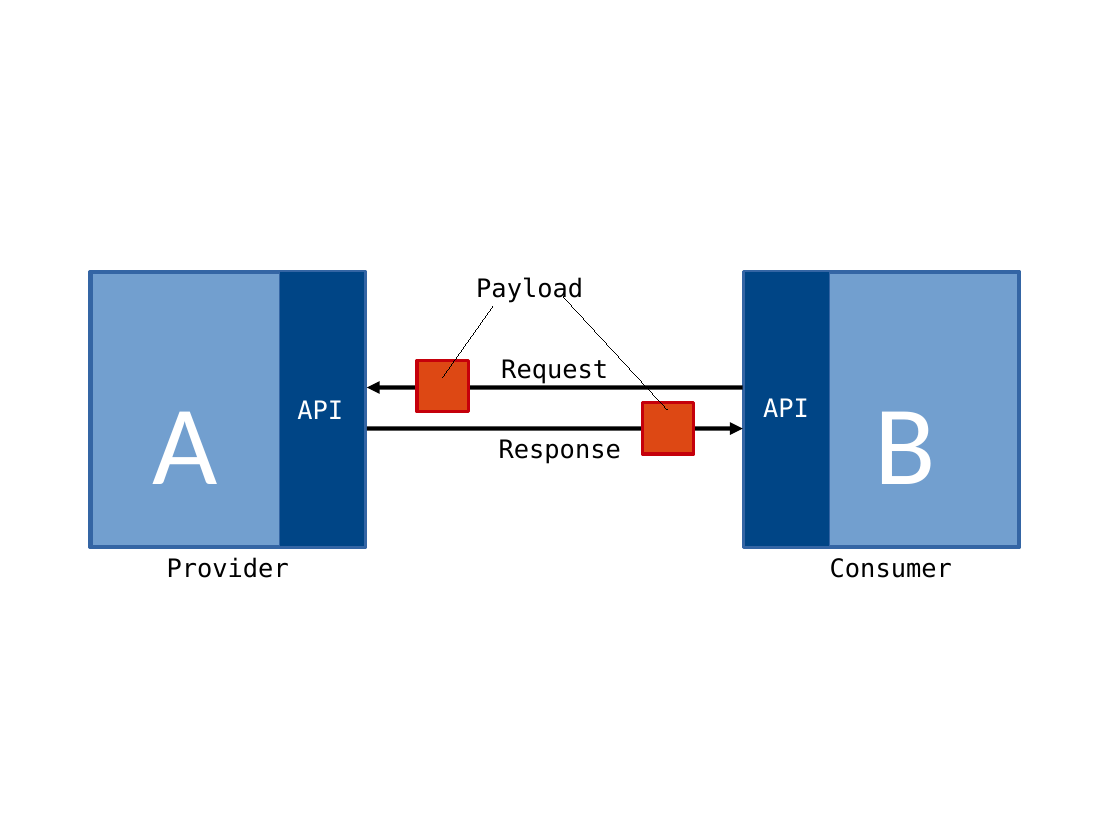
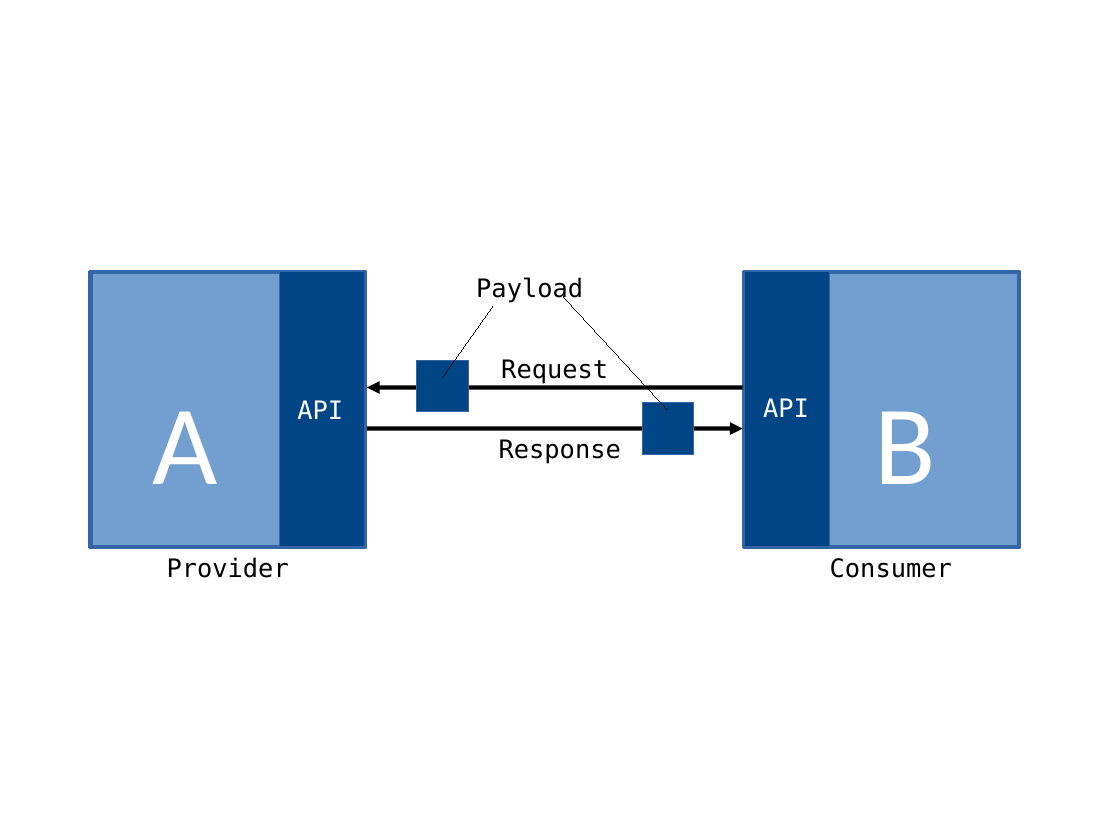
Before and after one commit to xdoo/schema_evolution_demo, a slide deck: slide 4 of Folien.odp (slide 3 before the commit). Drawn at 1120x840 pixels with LibreOffice and Linux fonts; fonts in the diff are those of the drawing. Boxes give left, top, right and bottom in pixels: in the first picture for what was removed or moved away, otherwise in the second. Text is boxed around its words. In the diff, an @@ line names an element or a change of style, - is before the commit and + after.

```diff
--- a/Folien.odp
+++ b/Folien.odp
@@ rectangle at bbox=[417, 361, 469, 413]: fill #DD4814 to #004586; outline #C5000B 2.3 pt to #3465A4 0 pt @@
@@ rectangle at bbox=[642, 402, 694, 454]: fill #DD4814 to #004586; outline #C5000B 2.3 pt to #3465A4 0 pt @@
```
Also in this commit, not shown: 7 other slides changed, 21 slides added, 2 slides removed, 1 other file.
